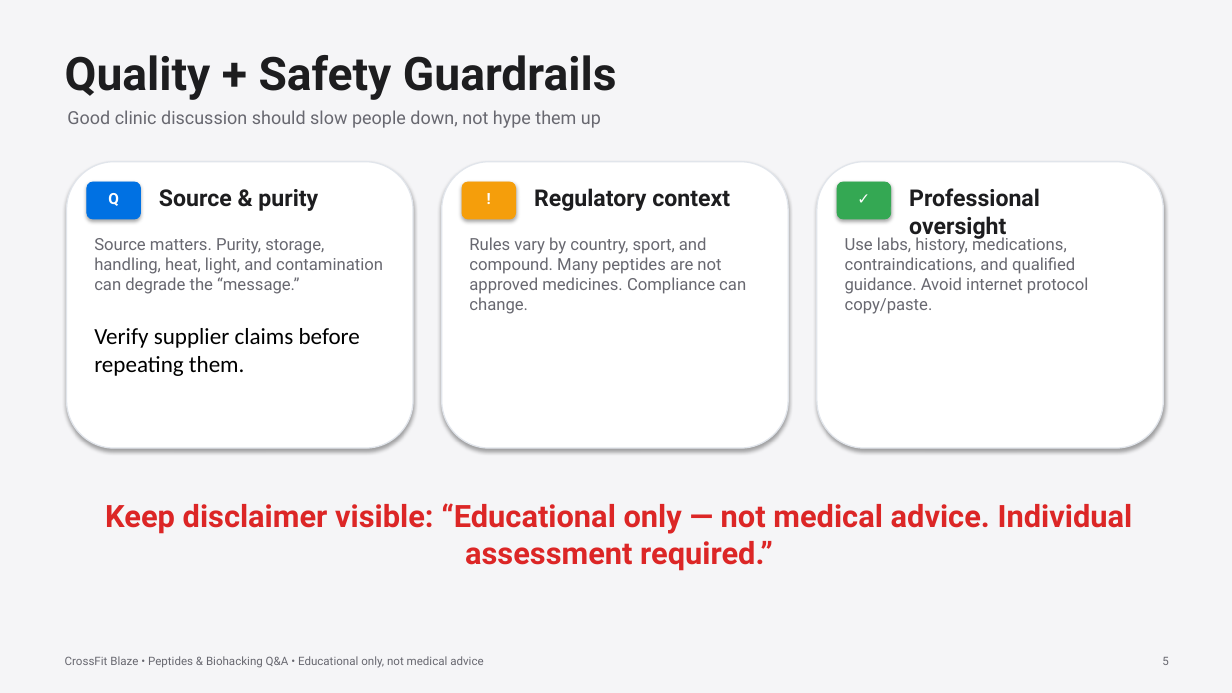
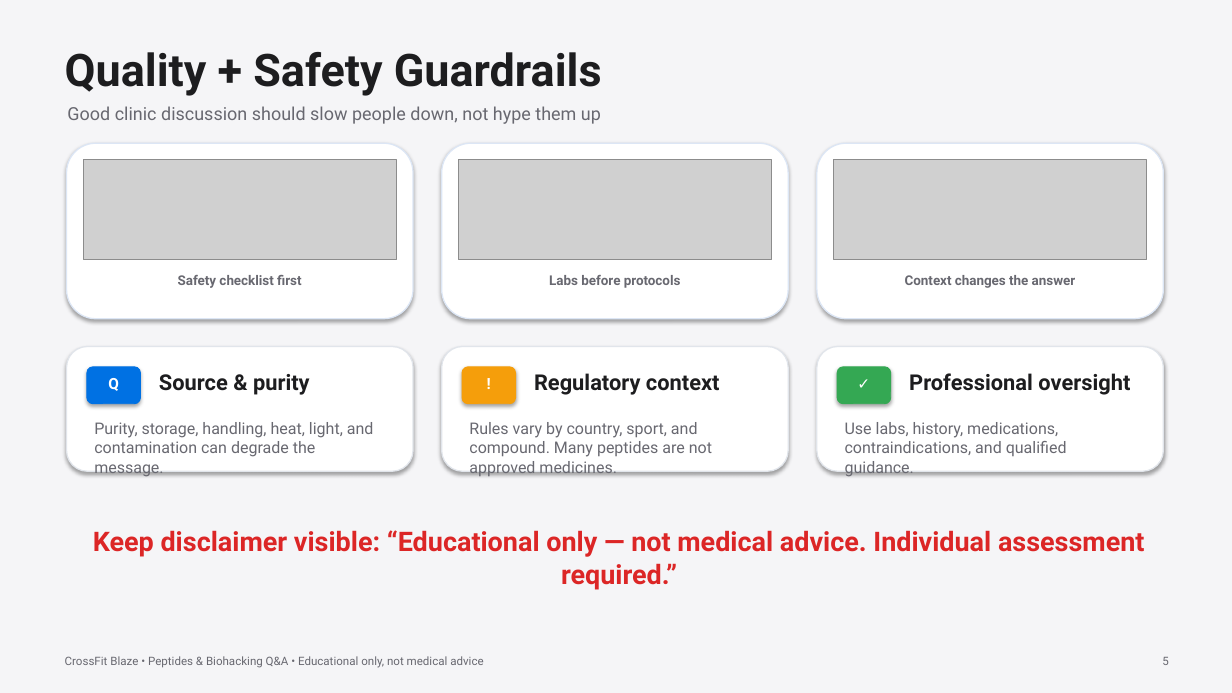
Before and after one commit to Blazefit/daneel-landing-page-deploy, a slide deck: slide 5 of clinic-powerpoint/blaze-peptide-clinic-video-additions.pptx. Drawn at 1232x693 pixels with LibreOffice and Linux fonts; fonts in the diff are those of the drawing; grey boxes stand for pictures. Boxes give left, top, right and bottom in pixels: in the first picture for what was removed or moved away, otherwise in the second. Text is boxed around its words. In the diff, an @@ line names an element or a change of style, - is before the commit and + after.

Commit message:
Fix clinic PowerPoint images and hosted assets

```diff
--- a/clinic-powerpoint/blaze-peptide-clinic-video-additions.pptx
+++ b/clinic-powerpoint/blaze-peptide-clinic-video-additions.pptx
@@ text "Quality + Safety Guardrails" at bbox=[65, 52, 602, 96]: size 36 to 35 pt @@
@@ text "Good clinic discussion should slow ...": place and size @@
-text "Good clinic discussion should slow ..." at bbox=[67, 110, 601, 128]
+text "Good clinic discussion should slow ..." at bbox=[67, 106, 601, 124]
@@ rounded rectangle: place and size @@
-rounded rectangle at bbox=[67, 162, 413, 448]
+rounded rectangle at bbox=[67, 143, 413, 319]
@@ rounded rectangle at bbox=[67, 143, 413, 319]: outline #E1E5EB 1 pt to #DCE6F5 1 pt @@
@@ rounded rectangle added at bbox=[442, 143, 788, 319], fill #FFFFFF, outline #DCE6F5 1 pt @@
@@ rounded rectangle added at bbox=[817, 143, 1164, 319], fill #FFFFFF, outline #DCE6F5 1 pt @@
@@ picture added at bbox=[83, 160, 396, 260] @@
@@ picture added at bbox=[458, 160, 772, 260] @@
@@ picture added at bbox=[834, 160, 1147, 260] @@
@@ text added at bbox=[178, 275, 301, 288], 10.5 pt, text #686870, bold @@
+Safety checklist first
@@ text added at bbox=[549, 275, 681, 288], 10.5 pt, text #686870, bold @@
+Labs before protocols
@@ text added at bbox=[905, 275, 1076, 288], 10.5 pt, text #686870, bold @@
+Context changes the answer
@@ rounded rectangle added at bbox=[67, 347, 413, 471], fill #FFFFFF, outline #E1E5EB 1 pt @@
@@ rounded rectangle: place and size @@
-rounded rectangle at bbox=[442, 162, 788, 448]
+rounded rectangle at bbox=[442, 347, 788, 471]
@@ rounded rectangle: place and size @@
-rounded rectangle at bbox=[817, 162, 1164, 448]
+rounded rectangle at bbox=[817, 347, 1164, 471]
@@ 6 texts, 3 rounded rectangles: place and size @@
-6 texts, 3 rounded rectangles at bbox=[87, 182, 1040, 239]
+6 texts, 3 rounded rectangles at bbox=[87, 367, 1130, 404]
@@ size 18 to 17 pt in 3 elements at bbox=[159, 374, 310, 395], bbox=[534, 373, 720, 395], bbox=[909, 373, 1130, 395] @@
@@ text at bbox=[94, 422, 374, 457]: text changed; size 13 to 12.5 pt @@
-Source matters. Purity, storage, handling, heat, light, and contamination can degrade the “message.”
-Verify supplier claims before repeating them.
+Purity, storage, handling, heat, light, and contamination can degrade the message.
@@ text at bbox=[469, 422, 712, 476]: text changed; size 13 to 12.5 pt @@
-Rules vary by country, sport, and compound. Many peptides are not approved medicines. Compliance can change.
+Rules vary by country, sport, and compound. Many peptides are not approved medicines.
@@ text at bbox=[845, 422, 1067, 477]: text changed; size 13 to 12.5 pt @@
-Use labs, history, medications, contraindications, and qualified guidance. Avoid internet protocol copy/paste.
+Use labs, history, medications, contraindications, and qualified guidance.
@@ text "Keep disclaimer visible: “Educational only ...": place and size @@
-text "Keep disclaimer visible: “Educational only ..." at bbox=[105, 503, 1133, 571]
+text "Keep disclaimer visible: “Educational only ..." at bbox=[93, 530, 1144, 557]
@@ text "Keep disclaimer visible: “Educational only ..." at bbox=[93, 530, 1144, 557]: size 24 to 21 pt @@
```
Also in this commit, not shown: 5 other slides changed, 11 other files.
